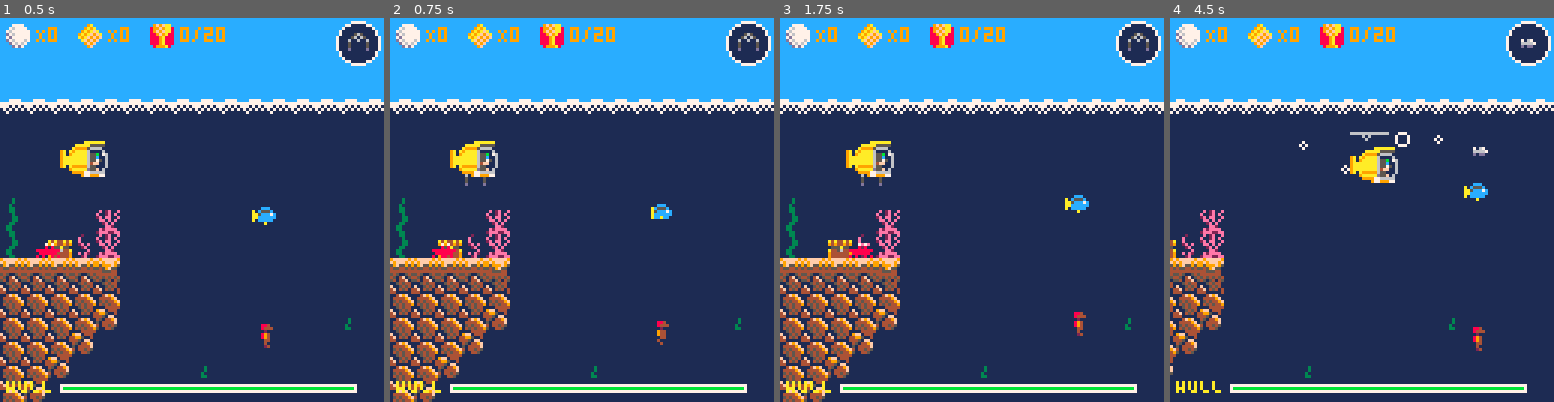
Above: before the commit, frames 1-4 (left to right).
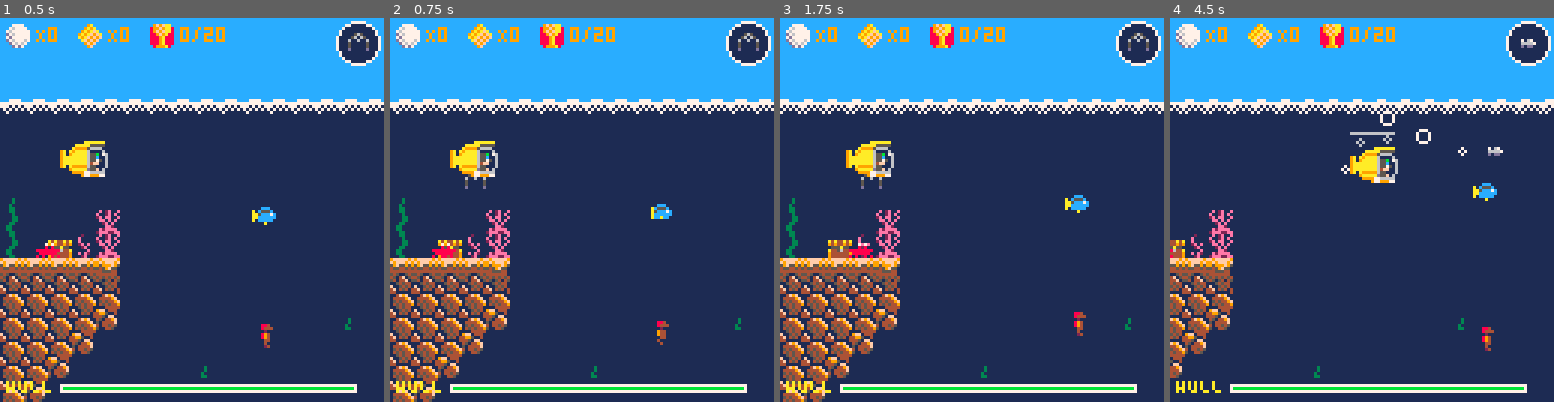
Above: after the commit, the same moments.

Repository: teamgantt/tg-sub-game
Game: PICO-8 cartridge tg-sub.p8
Two runs of this game, one before a commit and one after it. Both use one fixed random seed, a clock stepped at 60 frames per second and the inputs below.
Inputs:
- Up to frame 1 (0.5 s): tap X (X key) at 0.33 s
- Up to frame 2 (0.75 s): tap O (Z key) at 0.7 s
- Up to frame 3 (1.75 s): tap X (X key) at 1.07 s; hold Right from 1.6 s (still down); tap O (Z key) at 1.7 s
- Up to frame 4 (4.5 s): tap X (X key) at 1.85, 2.97, 4.08 s; release Right at 2.1 s; tap O (Z key) every 0.4 s from 2.1 to 4.1 s; hold Up 2.15-2.42 s; hold Right 2.47-3.03 s; hold Left 3.08-3.58 s; hold Down 3.63-3.97 s; hold Right from 4.02 s (still down)

Frame 1 is identical in both runs. In frame 2, less than 0.1% of the frame differs, in the area x 19-25%, y 40-45%; in frame 3, less than 0.1%; in frame 4, 7.2%, in the area x 0-100%, y 21-94%.

Commit message:
adds more level area

Diff:
--- a/tg-sub.p8
+++ b/tg-sub.p8
@@ -405,45 +405,45 @@
 0000000000000000000000000000000000000000000000000000000000000000000000000000000000000000000000000000000000000000000000000000000000000000000000000000000000000000000000000000000000000000000000000000000000000000000000000000000000000000000000000000000000000000
 6363636363636363636363636363636363636363636363636363636363636363636363636363636363636363636363636363636363636363636363636363636363636363636363636363636363636363636363636363636363636363636363636363636363636363636363636363636363636363636363636363636363636363
 000000000000000000000000000000000000000000000000000000000000000000000000000000000000000000000000000000000000000000000000000000000000000000000020303600000000000000000000363636000b000000000000003737373737370000000000000000000000000000000000000000000000002424
-000000000000000000000000000000000000000000000000000000000000000000000000000000000000000000000000000000000000000000000000000000001414141414141414141414141414153b131414141414141414141500000014141414141414143500000000000000000000000000000000440000000000002424
-000000000000000000000000000000000000000000000000000000000000000000000000000000000000000000000000000000000000000000000000000000002c16161616161616161616161616161416161616161616161616161b000016162424242424241500000000000000000000000000000000000000000000202424
-20000000000000000000000000000000000000000000000000000000000000000000000000000000000000000000000000000000005000000000000000000000002c16163f16161616161616161616161616161616161616161616381b0016162424242424242415000000500036000000000000005000003700000000302424
-3000000027000000000050000000000000000000000000000000000000000000000000000000000000000000000000000000000000000000000000000000000000002c161616161616161616161616161616161616161616161616382b1a16162424242424242424150000000036000000000000000000003056000b00302424
-30563b3527000000000000000000000000000000000000000000000000000000000000000000000000000000000000000000000000000000000000000000000000000017170016161616163f1616161616161616161616161616162b1a0a16162424242424242424241537003b36000000000000000000001314141414142424
-141414141500000000000000000000000000000000000000000000000000000000000000000000000000000000000000000050000000000000000000000000000000000000001726262626263300002c16161616161616161616161a093816162424242424242424242436560036365600004400000000002626262424242424
-1616161616000000000000000000000000000000000000000000000000000000000000000000000000000000000000000000000000500000000000000000000000000000000000333333333318000000171a38381616161616161a38383816162424242424242424242414141414141500000000002000001833332626262424
-161616162d0000000000000000002000000000000000000000000000000000000000000000000000000000000000000000000000000000000000000000000000373b00373737563333333333000000001a38383819183838191a3838383816162424242424242424242424242424262600000000000000000018183333332424
-1616162d0000000000005000000000000000000000000000000000000000000000440000000000000000000000000000000000000000000020000000000000001314141414141414141414150000001a383838383738382b1a38383838381616242424242424242424242424242d331800000000000000000000001833332424
-16162d000000000020000000000000000000000000000000005000000000000000000000000020000000000000002000000000000000000000000000000000000017171717172c161616161615001a380a09382b362a0b1a3838380a093816162424242424242424242424333333330000000000000000000000000018332424
-162d0000000000000000000000000000000000000000000000000000000020000000000000000000000000000000000000000000000000000000000000000000000000000000333333161616161a383838383813141414141414141414141616242424242424242424242d333333180000000050000050000000000000332424
-2d00002000000000000000000000000000000000000000000000000000303035000b00000000000000000000000000000000000000000000000000000000000000000000000033333333161616143838383838161616161616161616161616162424242424242424242431333318000000000000000000000000000000332424
-260000000000000000000000363b210000000000000000000000000000131414141415000000000000000000000000000000004400381b00000000000000000000000000000033333333161616161438383838181716161616161616161616162424242424242424242415333300000000003500500000000000000000132424
-3300000000000000000000001314150000000000200000000000000000161616161616000000000000000000000000000000000038381b00000000000000000000001a2b0000333333333333333316143838382b1a1616161616161616161616242424242424242424242433330000360035350000000000000000203b242424
-3300000000000000003700002c162d000000000000000000000000000016161616161600000000000000000000000000000000002a002a1b00001a2b002a1b00001a2b0000003333333333333333161619382b1a38181838381716161616161624242424242424242424241415563b3635273535000000000000201314242424
-33000000000000000030000026262620000000000000000000000000002c161616162d00000030000000000000000000000000300000002a1b1a2b0000002a1b1a381b00000033333333333333182a16143b1a38383838382b1a3838161616162424242424241724242424242414153627272727000b00560013142424242424
-330000002000000000300000333333000000000000000000000000000026262626262600000036000000000000000000000000303b200000383800000000002a38383800370033333333333333000016161438383838382b1a380a09171616162424242473175a17242424242424241414141414141414150024242424242424
-330000000000000000300000333333000000000000000000000000000018333333331800000036000000000000000000000000131415001a2b2a1b0000001a38383838003600333333333333180000171616383838382b1a383838381b17737320737373735a5a5a242424241724242424242424171724240024242424242424
+000000000000000000000000000000000000000000000000000000000000000000000000000000000000000000000000000000000000000000000000000000001414141414141414141414141414153b131414141414141414141500220014141414141414143500000000000000000000000000000000440000000000002424
+000000000000000000000000000000000000000000000000000000000000000000000000000000000000000000000000000000000000000000000000000000002c161616161616161616161616161614161616161616161616161610332216162424242424241500000000000000000000000000000000000000000000202424
+20000000000000000000000000000000000000000000000000000000000000000000000000000000000000000000000000000000005000000000000000000000002c16163f1616161616161616161616161616161616161616161633333316162424242424242415000000500036000000000000005000003700000000302424
+3000000027000000000050000000000000000000000000000000000000000000000000000000000000000000000000000000000000000000000000000000000000002c16161616161616161616161616161616161616161616161633333316162424242424242424150000000036000000000000000000003056000b00302424
+30563b3527000000000000000000000000000000000000000000000000000000000000000000000000000000000000000000000000000000000000000000000000000017170016161616163f16161616161616161616161616161633333316162424242424242424241537003b36000000000000000000001314141414142424
+141414141500000000000000000000000000000000000000000000000000000000000000000000000000000000000000000050000000000000000000000000000000000000001726262626263300002c161616161616161616162633333326162424242424242424242436560036365600004400000000002626262424242424
+1616161616000000000000000000000000000000000000000000000000000000000000000000000000000000000000000000000000500000000000000000000000000000000000333333333318000000171a38381616161616263333333333262626262626262424242414141414141500000000002000001833332626262424
+161616162d0000000000000000002000000000000000000000000000000000000000000000000000000000000000000000000000000000000000000000000000373b00373737563333333333000000001a3838383726262626333333333333333333333333332626262424242424262600000000000000000018183333332424
+1616162d0000000000005000000000000000000000000000000000000000000000440000000000000000000000000000000000000000000020000000000000001314141414141414141414150000001a383838383033333333333333333333333333333333333333332626262626331800000000000000000000001833332424
+16162d000000000020000000000000000000000000000000005000000000000000000000000020000000000000002000000000000000000000000000000000000017171717172c161616161615001a380a09382b36330b3333333333333333333333333333333333333333333333330000000000000000000000000018332424
+162d0000000000000000000000000000000000000000000000000000000020000000000000000000000000000000000000000000000000000000000000000000000000000000333333161616161a3838383838131414141414141414141414141414141533333333333333333333180000000050000050000000000000332424
+2d00002000000000000000000000000000000000000000000000000000303035000b00000000000000000000000000000000000000000000000000000000000000000000000033333333161616143838383838161616161616161616161616162424241414141415333333333318000000000000000000000000000000332424
+260000000000000000000000363b210000000000000000000000000000131414141415000000000000000000000000000000004400381b00000000000000000000000000000033333333161616161438383838262616161616161616161616162424242424242414141415333300000000003500500000000000000000132424
+3300000000000000000000001314150000000000200000000000000000161616161616000000000000000000000000000000000038381b00000000000000000000001a2b00003333333333333333161438383833331616161616161616161616242424242424242424242433330000360035350000000000000000203b242424
+3300000000000000003700002c162d000000000000000000000000000016161616161600000000000000000000000000000000002a002a1b00001a2b002a1b00001a2b0000003333333333333333161619382b3333262638381716161616161624242424242424242424141415563b3635273535000000000000201314242424
+33000000000000000030000026262620000000000000000000000000002c161616162d00000030000000000000000000000000300000002a1b1a2b0000002a1b1a381b00000033333333333333182a16143b1033333333382b1a3838161616162424242424241724242424242414153627272727000b00560013142424242424
+330000002000000000300000333333000000000000000000000000000026262626262600000036000000000000000000000000303b200000383800000000002a38383800370033333333333333000016161433333333332b1a380a09171616162424242473175a17242424242424241414141414141414150024242424242424
+330000000000000000300000333333000000000000000000000000000018333333331800000036000000000000000000000000131415001a2b2a1b0000001a3838383800360033333333333318000017161633333333331a383838381b17737320737373735a5a5a242424241724242424242424171724240024242424242424
 3300000000000000003000003333330000000000000000000000000000003318333300000000360000000000200000000000372c162d1a2b00002a1b001a380a09383800360033333333333300000000161614141414141509383838381b161614242424245a0b56737373733b73737373737373005617560024242424242424
 3300000000000000003000373333330000000000000000000000003000003300333300000000360000000000000000000000302626260000003b002a1b380a0938381315363533333333333300000000171717171717171738383838380a16162424242424141414142424241424242424242424141415151524242424242424
 33000000000000000030003033333350000000000000370000000030003333003333000000373620000000000000000000003033333300000000001a38383838382b1616141533333333333300000000002828002828282838383838383816162424242424242424242424242424242424242424242424242424242424242424
 3300000037000000003000303333330000000000000036000000003000333300333333000036363000500000004a0000000036333333000000001a380a0938382b00161616163333333333330000000039380a28383838380a383838383816162424242424242424242424242424242424242424242424242424242424242424
 3300000030000000003000303333330000000000000036000000373600333300333333000036363000000000000000000000303333333b1a3838380a0938382b000016161616333333333333000000000938383838381938383838382b1416162424242424242424242424242424242424242424242424242424242424242424
-3300000030000050003000303333330000000000000036370000363600333300333333000036363037000000000000000020303333331a383838383838382b00000016161616333333333333000000001315383838381a2b191938383b1616162424242424242424242424242424242424242424242424242424242424242424
-33000000303700003530363033333333000000000037131500003036103333003333330035363630360000000000000000303033333338380a093838382b35000000163f161633333333333300003500163f153838382b0000001913141414142424242424242424242424242424242424242424242424242424242424242424
-330000563036373b353036333333333333370b003713161635373036333333103333333b273636303637103430363537563036333333380a093838382b00353b103416161616333333333332343b352416161638380a00000b000016161616162424242424242424242424242424242424242424242424242424242424242424
-141414141414141414141414153b131414141414141414161414141433141414141414141414141414141415361314141414141414152a383838131414141414141414141614141414141414141414141414141414141414141414163f1616162424242424242424242424242424242424242424242424242424242424242424
-…(15 lines of a section not shown)…
+3300000030000050003000303333330000000000000036370000363600333300333333000036363037000000000000000020303333331a383838383838382b00000016161616333333333333000000001315383838381a2b191938383b1616162424242424242626262626262626262626262626242424242424242424242424
+33000000303700003530363033333333000000000037131500003036103333003333330035363630360000000000000000303033333338380a093838382b35000000163f161633333333333300003500163f153838382b0000001913141414142424262626263333183333333333333333183333262626242424242424242424
+330000563036373b353036333333333333370b003713161635373036333333103333333b273636303637103430363537563036333333380a093838382b00353b103416161616333333333332343b352416161638380a00000b000016161616162433333333333333223333333333181818501818333333242424242424242424
+141414141414141414141414153b131414141414141414161414141433141414141414141414141414141415361314141414141414152a383838131414141414141414141614141414141414141414141414141414141414141414163f161616243333333333333333333333331800350000000018333324243f242424242424
+…(15 lines of a section not shown)…
Not shown, changed: 19 lines of the sprite sheet (__gfx__) section of tg-sub.p8
Not shown, changed: sdd_html/sdd.js
